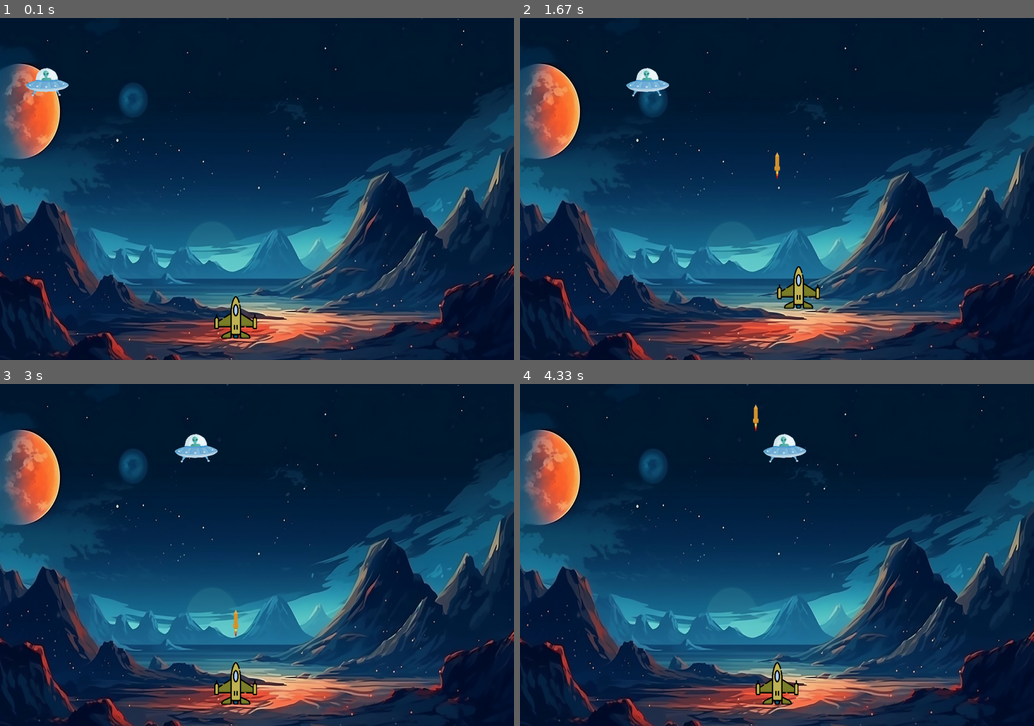
Above: before the commit, frames 1-4 (two rows, left to right).
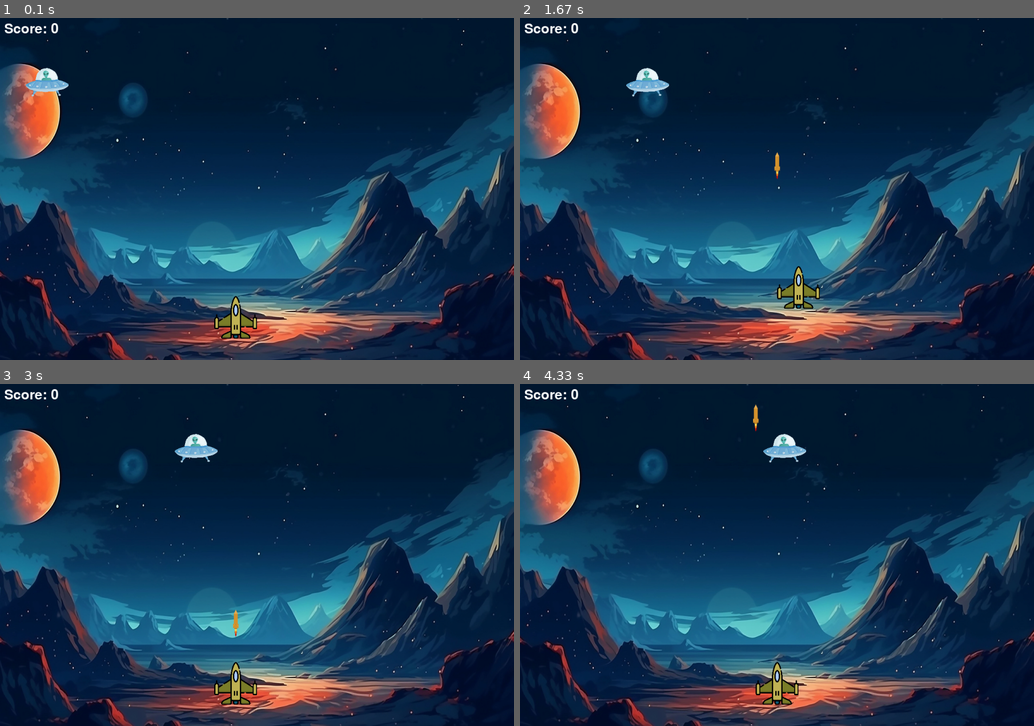
Above: after the commit, the same moments.

Repository: hasan-mehedii/Pygame_PlaneWar
Game: pygame game, started from first.py
The game is run twice, just before and just after one commit, with the same random seed, the same clock (stepped at 60 frames per second) and the same inputs.
Inputs:
- Up to frame 1 (0.1 s): no input
- Up to frame 2 (1.67 s): hold Right 0.33-0.8 s; hold Up 0.83-1.13 s; tap Space at 0.9, 1.23, 1.53 s; hold Right 1.17-1.63 s
- Up to frame 3 (3 s): hold Left 1.67-2.2 s; tap Space at 1.73, 2.03, 2.3, 2.63, 2.93 s; hold Down 2.23-2.53 s; hold Left 2.57-2.97 s
- Up to frame 4 (4.33 s): hold Up 3-3.37 s; tap Space at 3.07, 3.47, 3.77, 4.13 s; hold Right 3.4-4.03 s; hold Down from 4.07 s (still down)

The runs differ from the first frame. In frame 1, 0.2% of the frame differs, in the area x 0-13%, y 1-23%; in frame 2, 0.2%; in frame 3, 0.2%; in frame 4, 0.2%, in the area x 0-55%, y 1-23%.

Commit message:
Update first.py
Added Multiple enemy, collision, score and text on window

Diff:
--- a/first.py
+++ b/first.py
@@ -8,39 +8,54 @@
 win_ht = 800
 score = 0
 
-screen = pygame.display.set_mode((win_wid,win_ht))
+screen = pygame.display.set_mode((win_wid, win_ht))
 icon = pygame.image.load("spaceship.png")
 background = pygame.image.load("background.png")
 
 pygame.display.set_caption("GolaGoli in space")
 pygame.display.set_icon(icon)
 
-#ghost player
+# Player (ghost)
 playerImage = pygame.image.load("JET.png")
 playerImage = pygame.transform.scale(playerImage, (100, 100))
-playerX = 500 #if value increase, image will move right direction
-playerY = 650 #if value increase, image will move down direction
+playerX = 500
+playerY = 650
 
-#monster enemy
-enemyImage = pygame.image.load("ufo.png")
-enemyImage = pygame.transform.scale(enemyImage, (100, 100))
-enemyX = 40   #random.randint(0, win_wid)
-enemyY = 100  #random.randint(0, win_ht)
+# Enemy (UFOs)
+enemyImage = []
+enemyX = []
+enemyY = []
+num_of_enemies = 3
 
-#bullet
+# Load and scale enemy images
+for i in range(num_of_enemies):
+    enemyImage.append(pygame.transform.scale(pygame.image.load("ufo.png"), (100, 100)))
+    enemyX.append(40)   # You can randomize this value for variety if you want
+    enemyY.append(100)
+
+# Bullet
 bullet = pygame.image.load("computer.png")
-bullet = pygame.transform.scale(bullet, (100,70))
+bullet = pygame.transform.scale(bullet, (100, 70))
 bullet_X = 0
 bullet_Y = playerY
 bullet_Ychange = 6
 bullet_state = "ready"
 
-#functions
+font = pygame.font.Font('freesansbold.ttf', 32)
+text_x = 10
+text_y = 10
+
+
+# Functions
+def show_score(x, y):
+    sc = font.render("Score: "+ str(score), True, (255, 255, 255))
+    screen.blit(sc, (x, y))
+
 def player(x, y):
     screen.blit(playerImage, (x, y))
 
-def enemy(x, y):
-    screen.blit(enemyImage, (x, y))
+def enemy(x, y, i):
+    screen.blit(enemyImage[i], (x, y))
 
 def fire_bullet(x, y):
     global bullet_state
@@ -49,27 +64,24 @@
 
 def isCollition(enemyX, enemyY, bullet_X, bullet_Y):
     distance = math.sqrt(math.pow(enemyX - bullet_X, 2) + math.pow(enemyY - bullet_Y, 2))
-    if distance < 35: #Taken 35 so that bullet can hit the whole body.
-        return True
-    else:
-        return False
+    return distance < 35  # If the distance is smaller than 35, collision happens
 
+# Game loop
 running = True
 while running:
-    #RGB = Red, Blue, Green. You can choose it from 0 to 255
-    screen.fill((0,0,0))
-    screen.blit(background, (0,0))
+    screen.fill((0, 0, 0))
+    screen.blit(background, (0, 0))
 
-    enemyX += 2
-    if enemyX > win_wid:
-        enemyX = 0
-        enemyY += 5
+    for i in range(num_of_enemies):
+        enemyX[i] += 2
+        if enemyX[i] > win_wid:
+            enemyX[i] = 0
+            enemyY[i] += 5
 
     for event in pygame.event.get():
         if event.type == pygame.QUIT:
             running = False
 
-        #if keystroke is pressed, check whether its left or right
         if event.type == pygame.KEYDOWN:
             if event.key == pygame.K_LEFT:
                 playerX -= 50
@@ -104,15 +116,20 @@
         bullet_Y = playerY
         bullet_state = "ready"
 
-    collision = isCollition(enemyX, enemyY, bullet_X, bullet_Y)
-    if collision: #What will happen after collision
-        bullet_Y = playerY
-        bullet_state = "ready"
-        score += 1
+    for i in range(num_of_enemies):
+        collision = isCollition(enemyX[i], enemyY[i], bullet_X, bullet_Y)
+        if collision:  # What will happen after collision
+            bullet_Y = playerY
+            bullet_state = "ready"
+            score += 1
+            print(f"You hit {score} time!!")
+            enemyX[i] = random.randint(1, win_wid - 100)
+            enemyY[i] = random.randint(5, 400)
+
+        enemy(enemyX[i], enemyY[i], i)
 
     player(playerX, playerY)
-    enemy(enemyX, enemyY)
-
+    show_score(text_x, text_y)
     pygame.display.update()
 
 print(f"Your Score: {score}")
